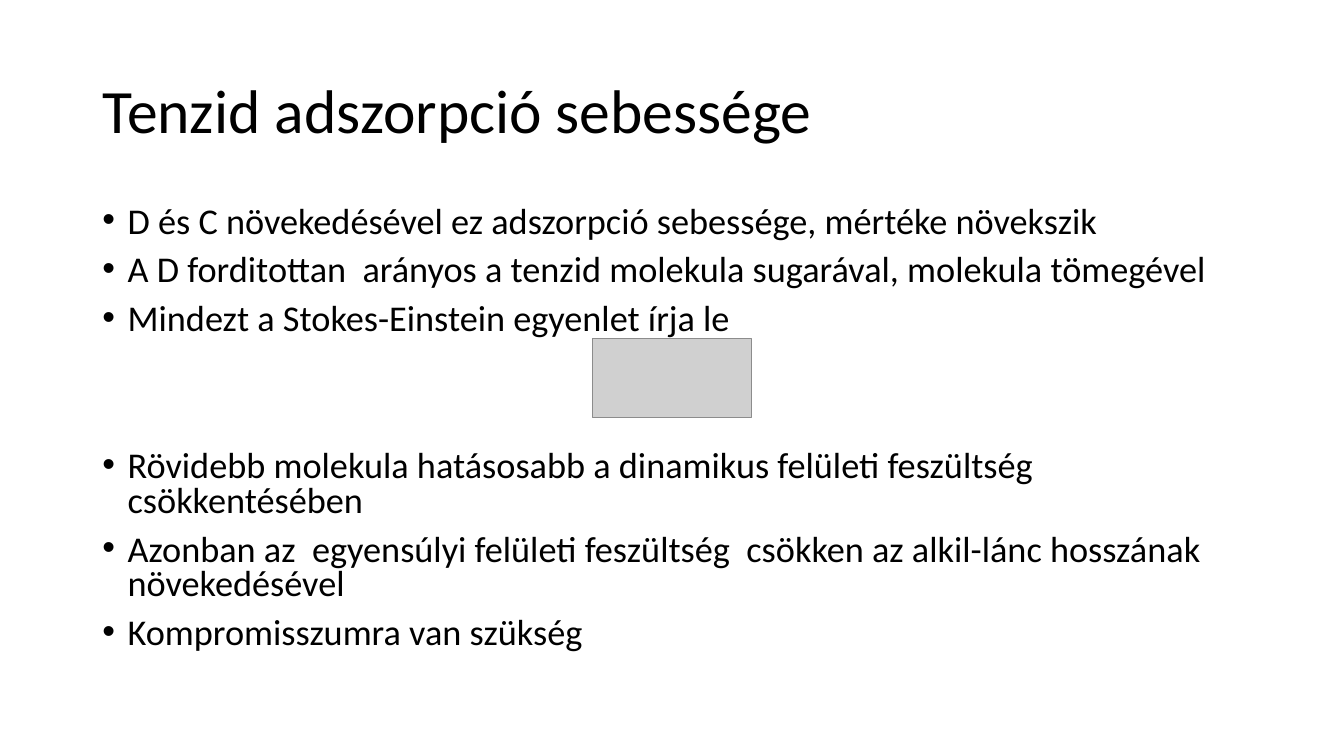
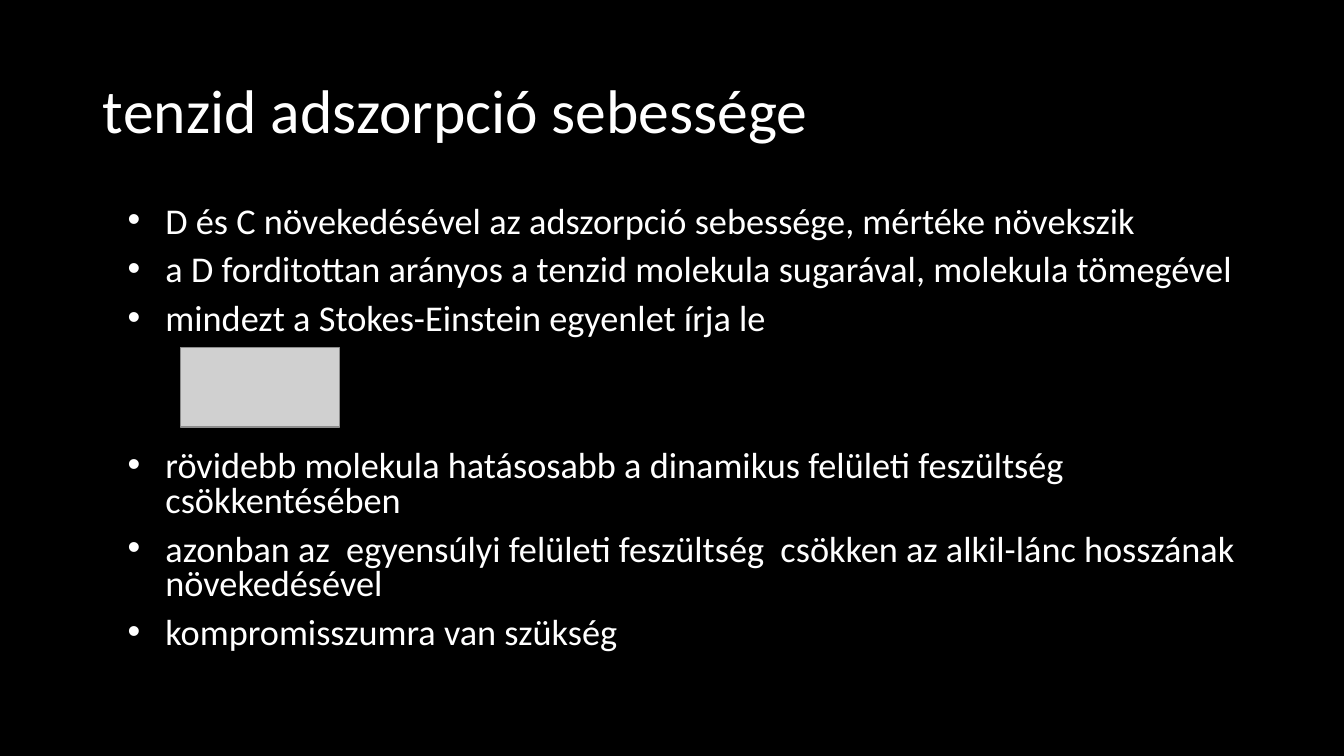
Before and after one commit to LilianaBohus/chemistry-presenations, a slide deck: slide 21 of adjuvants.pptx. Drawn at 1344x756 pixels with LibreOffice and Linux fonts; fonts in the diff are those of the drawing; grey boxes stand for pictures; background and template pictures are left out. Boxes give left, top, right and bottom in pixels: in the first picture for what was removed or moved away, otherwise in the second. Text is boxed around its words. In the diff, an @@ line names an element or a change of style, - is before the commit and + after.

```diff
--- a/adjuvants.pptx
+++ b/adjuvants.pptx
@@ background #FFFFFF to picture (left out) @@
@@ text at (102, 90, 808, 144): text changed; text colour #000000 to #FFFFFF @@
-Tenzid adszorpció sebessége
+tenzid adszorpció sebessége
@@ text at (165, 208, 1234, 652): text changed; text colour #000000 to #FFFFFF @@
-• D és C növekedésével ez adszorpció sebessége, mértéke növekszik
-• A D forditottan arányos a tenzid molekula sugarával, molekula tömegével
-• Mindezt a Stokes-Einstein egyenlet írja le
-• Rövidebb molekula hatásosabb a dinamikus felületi feszültség csökkentésében
-• Azonban az egyensúlyi felületi feszültség csökken az alkil-lánc hosszának növekedésével
-• Kompromisszumra van szükség
+• D és C növekedésével az adszorpció sebessége, mértéke növekszik
+• a D forditottan arányos a tenzid molekula sugarával, molekula tömegével
+• mindezt a Stokes-Einstein egyenlet írja le
+• rövidebb molekula hatásosabb a dinamikus felületi feszültség csökkentésében
+• azonban az egyensúlyi felületi feszültség csökken az alkil-lánc hosszának növekedésével
+• kompromisszumra van szükség
@@ picture: place and size @@
-picture at (593, 338, 751, 417)
+picture at (180, 347, 339, 426)
```
Also in this commit, not shown: 9 other slides changed.
